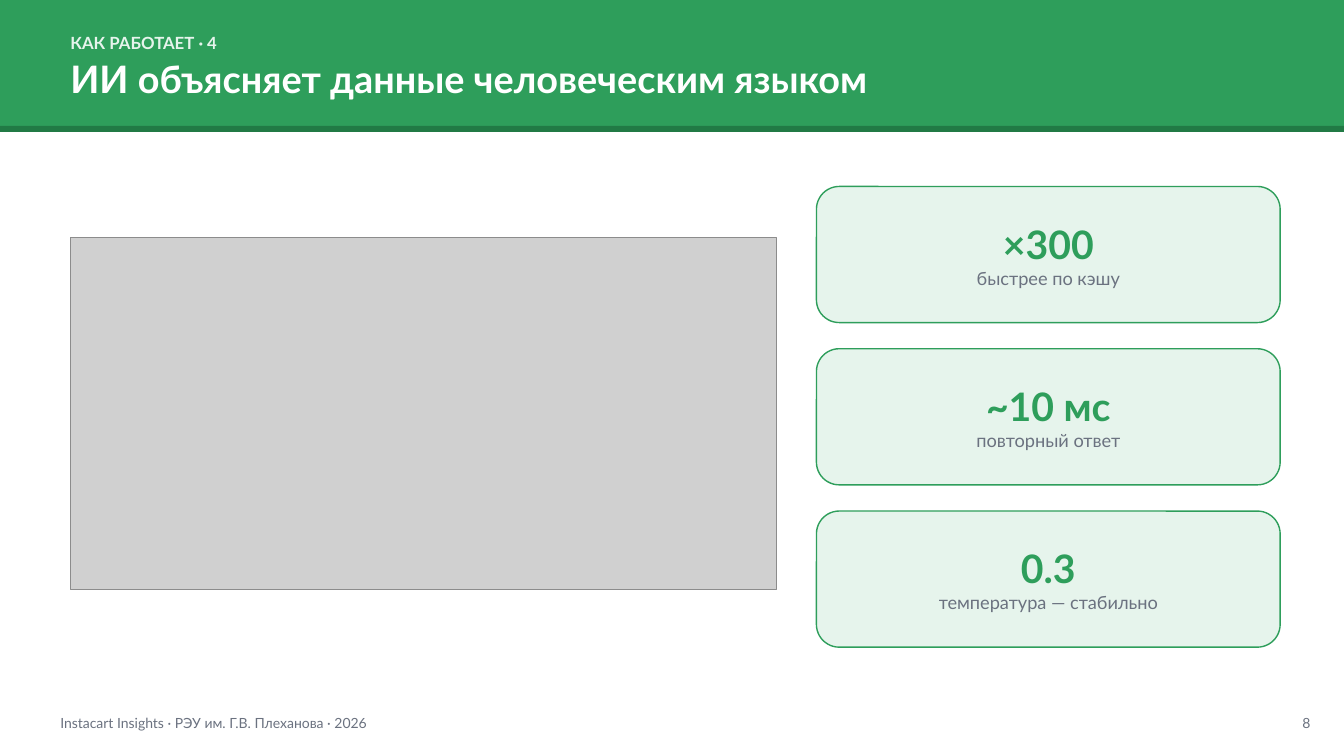
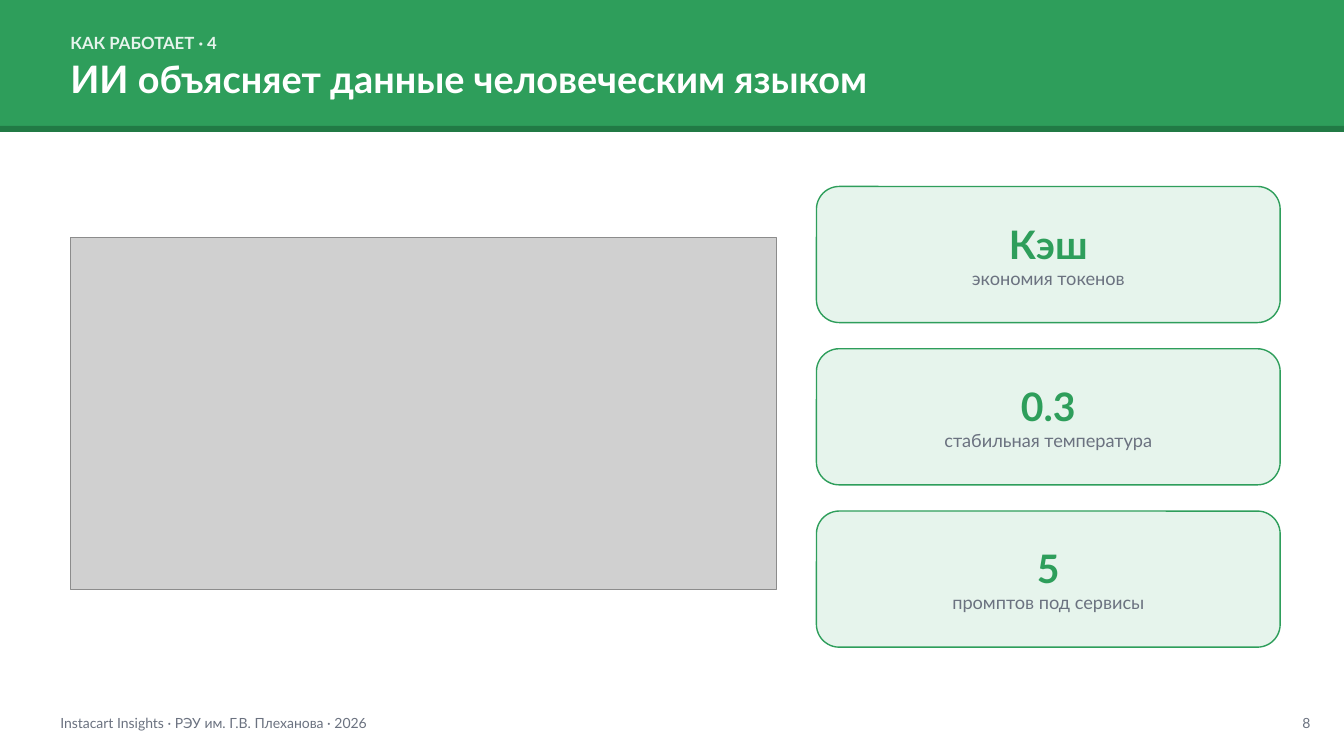
Before and after one commit to Wooden-Valley/blue_boys, a slide deck: slide 8 of Презентация_к_защите.pptx. Drawn at 1344x756 pixels with LibreOffice and Linux fonts; fonts in the diff are those of the drawing; grey boxes stand for pictures. Boxes give left, top, right and bottom in pixels: in the first picture for what was removed or moved away, otherwise in the second. Text is boxed around its words. In the diff, an @@ line names an element or a change of style, - is before the commit and + after.

```diff
--- a/Презентация_к_защите.pptx
+++ b/Презентация_к_защите.pptx
@@ text in rounded rectangle at (972, 230, 1124, 285): text changed @@
-×300
-быстрее по кэшу
+Кэш
+экономия токенов
@@ text in rounded rectangle at (944, 392, 1152, 450): text changed @@
-~10 мс
-повторный ответ
+0.3
+стабильная температура
@@ text in rounded rectangle at (952, 554, 1145, 612): text changed @@
-0.3
-температура — стабильно
+5
+промптов под сервисы
```
Also in this commit, not shown: 1 other file.
